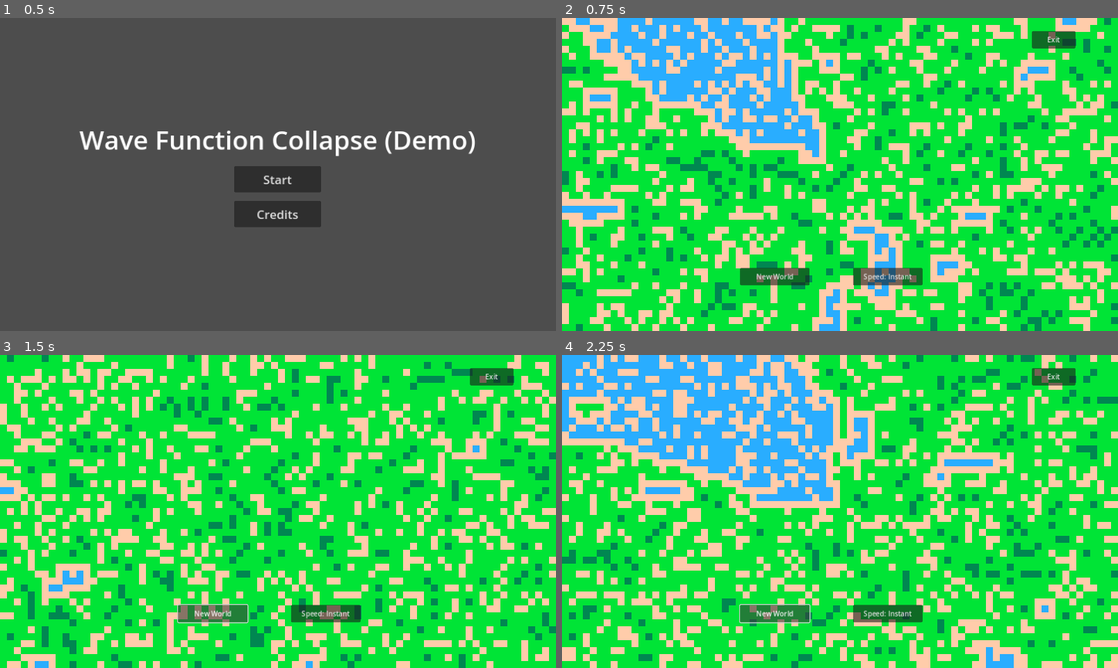
Above: before the commit, frames 1-4 (two rows, left to right).
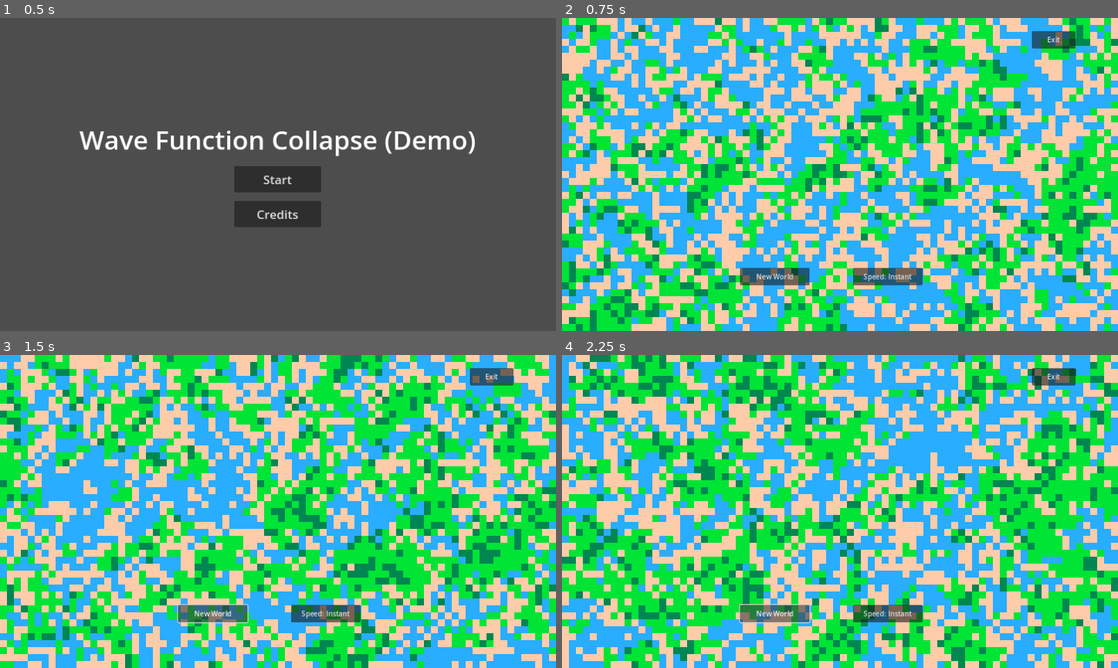
Above: after the commit, the same moments.

Repository: kennethrdzg/wave-function-collapse
Game: Godot game, scene res://Menus/start_menu.tscn
Two runs of this game, one before a commit and one after it. Both use one fixed random seed, a clock stepped at 60 frames per second and the inputs below.
Inputs:
- Up to frame 1 (0.5 s): no input
- Up to frame 2 (0.75 s): click "Start" at 0.5 s
- Up to frame 3 (1.5 s): click "New World" at 1.25 s
- Up to frame 4 (2.25 s): click "New World" at 2 s

Frame 1 is identical in both runs. In frame 2, 69% of the frame differs, in the area x 0-100%, y 0-100%; in frame 3, 70%; in frame 4, 70%.

Commit message:
Update valid area function

Diff:
--- a/src/game.gd
+++ b/src/game.gd
@@ -101,29 +101,13 @@
 	return neighbors
 
 func valid_area(cell: Vector2i):
-	var options = [WATER, SAND, GRASS, TREE]
+	var options = []
 	var neighbors = get_full_neighbors(cell.x, cell.y)
 	for n in neighbors:
 		var tile = get_cell_atlas_coords(0, n).x
-		match tile:
-			WATER:
-				options.erase(GRASS)
-				options.erase(TREE)
-			SAND:
-				options.erase(TREE)
-			GRASS:
-				options.erase(WATER)
-			TREE:
-				options.erase(WATER)
-				options.erase(SAND)
-	if WATER in options:
-		for i in range(3):
-			options.append(WATER)
-	if GRASS in options:
-		for i in range(4):
-			options.append(GRASS)
-	if SAND in options:
-		options.append(SAND)
+		for key in distributions[tile]:
+			for i in range(distributions[tile][key]):
+				options.append(key)
 	return options
 
 func fill_world():
